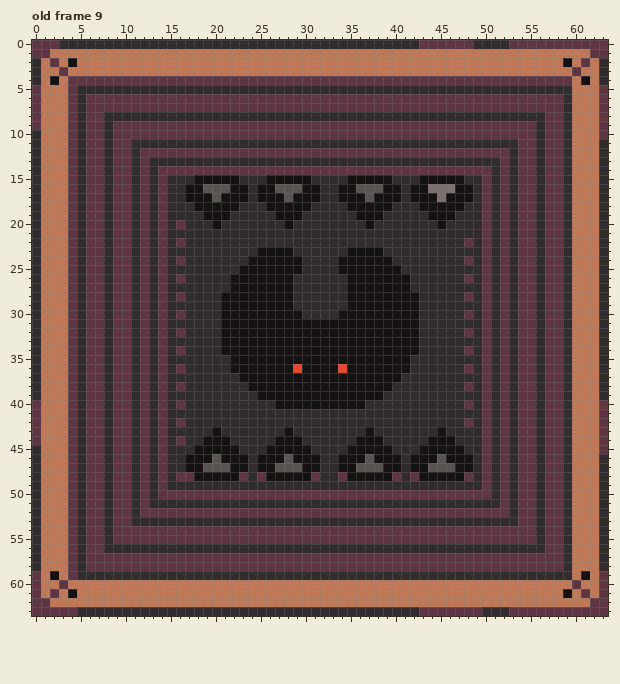
One commit to this pixel-art file: Assets/Sprites/ground-tiles-floor-three.aseprite. The picture above is the old version.
64x64 pixels, 9 frames. Shown: old frame 9. The commit also changed other frames, which this record leaves out.
After the commit:
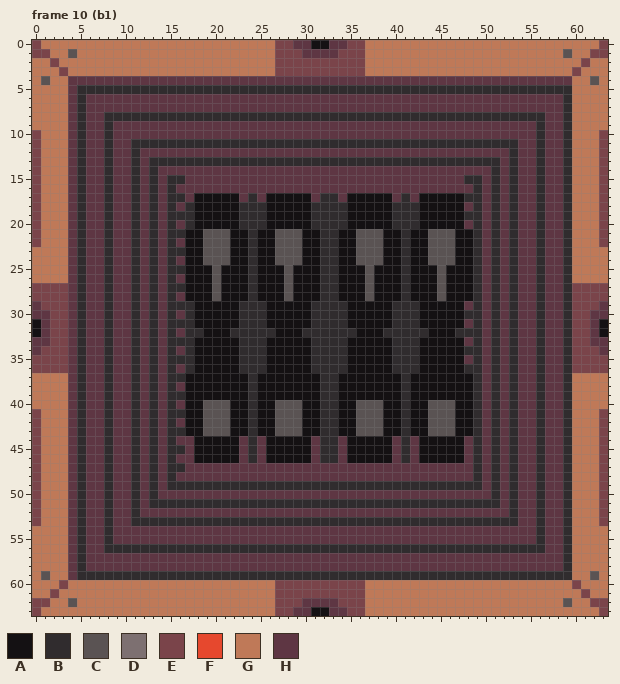
Palette (. is transparent): A #141113  B #302c2e  C #5a5353  D #7d7071  E #7a444a  F #e6482e  G #bf7958  H #5e3643
A new or re-ordered frame is compared with the old frame closest to it.
What changed:
frames 9 -> 11
Frame 10 (b1) is new; against old frame 9:
y 0: x 0..63 HHHBBBBBBBBBBBBBBBBBBBBBBBBBBBBBBBBBBBBBBBBHHHHHHBBBBHHHHHHHHHHH -> EGGGGGGGGGGGGGGGGGGGGGGGGGGEEHHAAHHEEGGGGGGGGGGGGGGGGGGGGGGGGGGE
y 1: x 0..1 HH -> EE; x 4 G -> C; x 27..36 GGGGGGGGGG -> EEEHHHHEEE; x 59 G -> C; x 62..63 HH -> EE
y 2: x 0 B -> G; x 2 H -> E; x 4 A -> G; x 27..36 GGGGGGGGGG -> EEEEEEEEEE; x 59 A -> G; x 61 H -> E; x 63 B -> G
y 3: x 0 B -> G; x 3 H -> E; x 27..36 GGGGGGGGGG -> EEEEEEEEEE; x 60 H -> E; x 63 B -> G
y 4: x 0..2 BGA -> GCG; x 61..63 AGB -> GCG
y 5..9: x 0 H -> G; x 63 H -> G
y 10: x 0 B -> E; x 63 H -> E
y 11..14: x 0 B -> E; x 63 B -> E
y 15: x 0 B -> E; x 17..47 BAAAAABBBAAAAABBBBAAAAABBBAAAAA -> HHHHHHHHHHHHHHHHHHHHHHHHHHHHHHH; x 63 B -> E
y 16: x 0 B -> E; x 16..48 BAACCCAABAACCCAABBAACCCAABAADDDAA -> HHHHHHHHHHHHHHHHHHHHHHHHHHHHHHHHH; x 63 B -> E
y 17: x 0 B -> E; x 17 A -> H; x 20 C -> A; x 23 A -> H; x 25 A -> H; x 28 C -> A; x 31 A -> H; x 34 A -> H; x 37 C -> A; x 40 A -> H; x 42 A -> H; x 45 D -> A; x 48 A -> B; x 63 B -> E
y 18: x 0 B -> E; x 16 B -> H; x 48 B -> H; x 63 B -> E
y 19: x 0 B -> E; x 18 B -> A; x 22 B -> A; x 26 B -> A; x 30 B -> A; x 35 B -> A; x 39 B -> A; x 43 B -> A; x 47 B -> A; x 63 B -> E
y 20: x 0 B -> E; x 18..19 BB -> AA; x 21..22 BB -> AA; x 26..27 BB -> AA; x 29..30 BB -> AA; x 35..36 BB -> AA; x 38..39 BB -> AA; x 43..44 BB -> AA; x 46..48 BBB -> AAH; x 63 B -> E
y 21: x 0 B -> E; x 17..23 BBBBBBB -> AACCCAA; x 25..31 BBBBBBB -> AACCCAA; x 34..40 BBBBBBB -> AACCCAA; x 42..48 BBBBBBB -> AACCCAA; x 63 B -> E
y 22: x 0 B -> E; x 17..23 BBBBBBB -> AACCCAA; x 25..31 BBBBBBB -> AACCCAA; x 34..40 BBBBBBB -> AACCCAA; x 42..48 BBBBBBH -> AACCCAA; x 63 B -> E
y 23: x 0 B -> G; x 17..23 BBBBBBB -> AACCCAA; x 27..31 AABBB -> CCCAA; x 34 B -> A; x 36..40 AAABB -> CCCAA; x 42..48 BBBBBBB -> AACCCAA; x 63 B -> G
y 24: x 0 B -> G; x 17..24 BBBBBBBA -> AACCCAAB; x 27..31 AAABB -> CCCAA; x 36..38 AAA -> CCC; x 40 B -> A; x 42..48 BBBBBBH -> AACCCAA; x 63 B -> G
y 25: x 0 B -> G; x 17..22 BBBBBB -> AAACAA; x 24 A -> B; x 28 A -> C; x 30..31 BB -> AA; x 37 A -> C; x 42..48 BBBBBBB -> AAACAAA; x 63 B -> G
y 26: x 0 B -> G; x 17..21 BBBBB -> AAACA; x 24 A -> B; x 28..31 ABBB -> CAAA; x 34 B -> A; x 37 A -> C; x 41..48 ABBBBBBH -> BAAACAAA; x 63 B -> G
y 27: x 0..3 BGGG -> EEEE; x 17..21 BBBBB -> AAACA; x 24 A -> B; x 28..31 ABBB -> CAAA; x 34 B -> A; x 37 A -> C; x 41..48 ABBBBBBB -> BAAACAAA; x 60..63 GGGB -> EEEE
y 28: x 0..3 BGGG -> EEEE; x 17..20 BBBB -> AAAC; x 24 A -> B; x 28..31 ABBB -> CAAA; x 34 B -> A; x 37 A -> C; x 41 A -> B; x 43..48 BBBBBH -> AACAAA; x 60..63 GGGB -> EEEE
y 29: x 0..3 BGGG -> HEEE; x 18..20 BBB -> AAA; x 23..25 AAA -> BBB; x 29..30 BB -> AA; x 40..48 AAABBBBBB -> BBBAAAAAH; x 60..63 GGGB -> EEEH
y 30: x 0..3 BGGG -> HHEE; x 18..20 BBB -> AAA; x 23..25 AAA -> BBB; x 30 B -> A; x 34 A -> B; x 40..48 AAABBBBBH -> BBBAAAAAB; x 60..63 GGGB -> EEHH
y 31: x 0..3 BGGG -> AHEE; x 18..20 BBB -> AAA; x 23..25 AAA -> BBB; x 31..34 AAAA -> BBBB; x 40..48 AAABBBBBB -> BBBAAAAAH; x 60..63 GGGB -> EEHA
y 32: x 0..3 BGGG -> AHEE; x 19..20 BB -> AA; x 22..26 AAAAA -> BBBBB; x 30..35 AAAAAA -> BBBBBB; x 39..42 AAAA -> BBBB; x 44..46 BBB -> AAA; x 48 H -> B; x 60..63 GGGB -> EEHA
y 33: x 0..3 BGGG -> HHEE; x 18..20 BBB -> AAA; x 23..25 AAA -> BBB; x 31..34 AAAA -> BBBB; x 40..48 AAABBBBBB -> BBBAAAAAH; x 60..63 GGGB -> EEHH
y 34: x 0..3 BGGG -> HEEE; x 18..20 BBB -> AAA; x 23..25 AAA -> BBB; x 31..34 AAAA -> BBBB; x 40..48 AAABBBBBH -> BBBAAAAAB; x 60..63 GGGB -> EEEH
y 35: x 0..3 BGGG -> EEEE; x 18..21 BBBB -> AAAA; x 23..25 AAA -> BBB; x 31..34 AAAA -> BBBB; x 40..41 AA -> BB; x 43..48 BBBBBB -> AAAAAH; x 60..63 GGGB -> EEEE
y 36: x 0..3 BGGG -> EEEE; x 18..21 BBBB -> AAAA; x 23..25 AAA -> BBB; x 29 F -> A; x 31..34 AAAF -> BBBB; x 40..41 AA -> BB; x 43..48 BBBBBH -> AAAAAB; x 60..63 GGGB -> EEEE
y 37: x 0 B -> G; x 17..22 BBBBBB -> AAAAAA; x 24 A -> B; x 32..33 AA -> BB; x 42..48 BBBBBBB -> AAAAAAA; x 63 B -> G
y 38: x 0 B -> G; x 17..24 BBBBBBBA -> AAAAAAAB; x 32..33 AA -> BB; x 40 B -> A; x 42..48 BBBBBBH -> AAAAAAA; x 63 B -> G
y 39: x 0 B -> G; x 17..23 BBBBBBB -> AAAAAAA; x 32..33 AA -> BB; x 39..40 BB -> AA; x 42..48 BBBBBBB -> AAAAAAA; x 63 B -> G
y 40: x 0 H -> G; x 17..23 BBBBBBB -> AACCCAA; x 25..29 BBAAA -> AACCC; x 32..33 AA -> BB; x 36..40 ABBBB -> CCCAA; x 42..48 BBBBBBH -> AACCCAA; x 63 H -> G
y 41: x 0 H -> E; x 17..23 BBBBBBB -> AACCCAA; x 25..31 BBBBBBB -> AACCCAA; x 34..40 BBBBBBB -> AACCCAA; x 42..48 BBBBBBB -> AACCCAA; x 63 H -> E
y 42: x 0 H -> E; x 17..23 BBBBBBB -> AACCCAA; x 25..31 BBBBBBB -> AACCCAA; x 34..40 BBBBBBB -> AACCCAA; x 42..48 BBBBBBH -> AACCCAA; x 63 H -> E
y 43: x 0 H -> E; x 17..23 BBBABBB -> AACCCAA; x 25..31 BBBABBB -> AACCCAA; x 34..40 BBBABBB -> AACCCAA; x 42..48 BBBABBB -> AACCCAA; x 63 H -> E
y 44: x 0 H -> E; x 17..18 BB -> HA; x 22..23 BB -> AH; x 25..26 BB -> HA; x 30..31 BB -> AH; x 34..35 BB -> HA; x 39..40 BB -> AH; x 42..43 BB -> HA; x 47..48 BB -> AH; x 63 H -> E
y 45: x 0 B -> E; x 17 B -> H; x 23 B -> H; x 25 B -> H; x 31 B -> H; x 34 B -> H; x 40 B -> H; x 42 B -> H; x 48 B -> H; x 63 H -> E
y 46: x 0 B -> E; x 16..17 BA -> HH; x 20 C -> A; x 23 A -> H; x 25 A -> H; x 28 C -> A; x 31 A -> H; x 34 A -> H; x 37 C -> A; x 40 A -> H; x 42 A -> H; x 45 C -> A; x 48 A -> H; x 63 B -> E
y 47: x 0 B -> E; x 17..48 AACCCAABAACCCAABBAACCCAABAACCCAA -> HHHHHHHHHHHHHHHHHHHHHHHHHHHHHHHH; x 63 B -> E
y 48: x 0 B -> E; x 18..22 AAAAA -> HHHHH; x 24 B -> H; x 26..30 AAAAA -> HHHHH; x 32..33 BB -> HH; x 35..39 AAAAA -> HHHHH; x 41 B -> H; x 43..47 AAAAA -> HHHHH; x 63 B -> E
y 49..53: x 0 B -> E; x 63 B -> E
y 54..58: x 0 B -> G; x 63 B -> G
y 59: x 0..2 HGA -> GCG; x 61..63 AGH -> GCG
y 60: x 0 H -> G; x 3 H -> E; x 27..36 GGGGGGGGGG -> EEEEEEEEEE; x 60 H -> E; x 63 H -> G
y 61: x 0 H -> G; x 2 H -> E; x 4 A -> G; x 27..36 GGGGGGGGGG -> EEEEEEEEEE; x 59 A -> G; x 61 H -> E; x 63 H -> G
y 62: x 0..1 HH -> EE; x 4 G -> C; x 27..36 GGGGGGGGGG -> EEEHHHHEEE; x 59 G -> C; x 62..63 HH -> EE
y 63: x 0..63 HHHHHBBBBBBBBBBBBBBBBBBBBBBBBBBBBBBBBBBBBBBHHHHHHHBBBHHHHHHHHHHH -> EGGGGGGGGGGGGGGGGGGGGGGGGGGEEHHAAHHEEGGGGGGGGGGGGGGGGGGGGGGGGGGE
